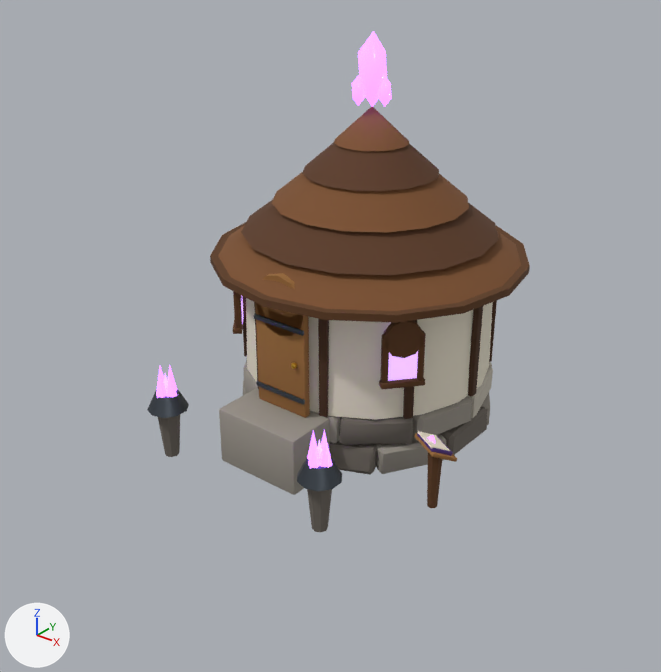
The glTF model modele3d/export/mapa/budynek_fuzji_poz07.glb: old version first, new version second.
One viewpoint serves both versions: a 50 mm lens placed at (8.6, -10.8, 8.48), pointed at (0.38, -0.52, 2.11). Lighting does not change. The marker at lower left points along +X, +Y and +Z. The picture after the commit comes second. Vertices at exactly the same position are counted once.

The scene before the commit, as lines of its bpy script (objects in view):
```python
me_budynek_fuzji_poz07 = bpy.data.meshes.new('budynek_fuzji_poz07')
me_budynek_fuzji_poz07.from_pydata(...)  # 2517 vertices, 4706 faces; spans x -2.67..2.96, y -2.64..3.67, z 0.0..6.58
me_budynek_fuzji_poz07.materials.append(mat_mapa_stone_dark)  # dark grey #6d665e
me_budynek_fuzji_poz07.materials.append(mat_mapa_stone)  # grey #9a948a
me_budynek_fuzji_poz07.materials.append(mat_mapa_stone_light)  # light grey #c4bdaf
me_budynek_fuzji_poz07.materials.append(mat_mapa_plaster)  # pale yellow #ece4d0
me_budynek_fuzji_poz07.materials.append(mat_mapa_beam)  # brown #4a2f1a
me_budynek_fuzji_poz07.materials.append(mat_mapa_shingle)  # brown #7a4e2a
me_budynek_fuzji_poz07.materials.append(mat_mapa_shingle_dark)  # brown #5a3820
me_budynek_fuzji_poz07.materials.append(mat_mapa_wood_dark)  # brown #5e3b1c
me_budynek_fuzji_poz07.materials.append(mat_mapa_wood)  # brown #9a6a36
me_budynek_fuzji_poz07.materials.append(mat_mapa_iron)  # greyish blue #4d545c
me_budynek_fuzji_poz07.materials.append(mat_mapa_gold)  # orange #e0ac3c
me_budynek_fuzji_poz07.materials.append(mat_mapa_magic_soft)  # purple #c9a0ff, glowing purple #c9a0ff
me_budynek_fuzji_poz07.materials.append(mat_mapa_magic)  # purple #b46cff, glowing purple #b46cff
me_budynek_fuzji_poz07.materials.append(mat_mapa_magic_dark)  # dark purple #4b2a78
me_budynek_fuzji_poz07.materials.append(mat_mapa_paper)  # pale yellow #f3ead2
ob_budynek_fuzji_poz07 = bpy.data.objects.new('budynek_fuzji_poz07', me_budynek_fuzji_poz07)
ob_budynek_fuzji_poz07.location = (0.0, 0.0, 0.0)
```
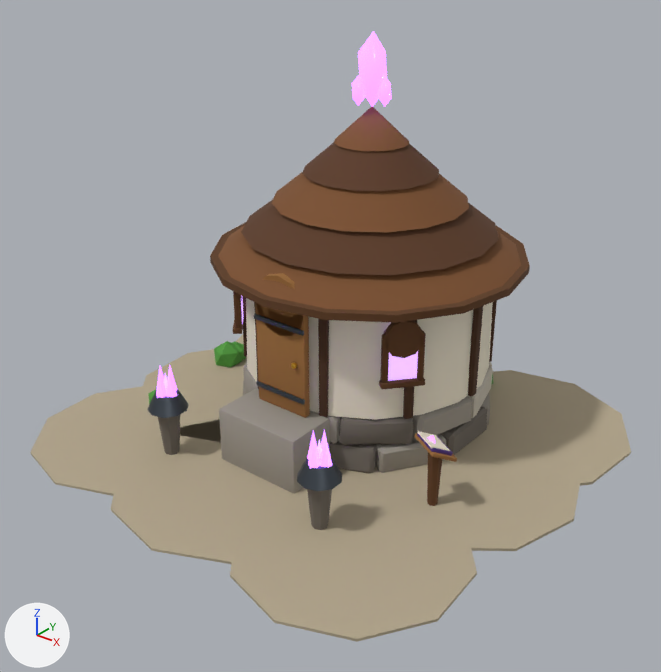
The change in detail:
Material 'mapa_leaves' (mat_mapa_leaves) is new.
Its base color is (0.0782, 0.323, 0.0423) (green #4f9a3a).
Its roughness is 0.85.
Material 'mapa_gravel' (mat_mapa_gravel) is new.
Its base color is (0.451, 0.381, 0.262) (beige #b3a68c).
Its roughness is 0.95.
me_budynek_fuzji_poz07 is used by ob_budynek_fuzji_poz07; location (0.0, 0.0, 0.0).
me_budynek_fuzji_poz07 had 2517 vertices, 4706 faces and spanned x -2.67..2.96, y -2.64..3.67, z 0.0..6.58.
me_budynek_fuzji_poz07 now has 2817 vertices, 5230 faces and spans x -4.18..4.47, y -4.22..4.19, z -0.14..6.58.
me_budynek_fuzji_poz07 part 1: a new loose piece, a 10-sided cylinder along z spanning x -4.185..-0.761, y -4.08..-0.548, z 0.005..0.045, in mat_mapa_gravel (beige #b3a68c).
me_budynek_fuzji_poz07 part 2: a new loose piece, a 10-sided cylinder along z spanning x -4.052..-0.384, y -1.974..1.806, z 0.004..0.046, in mat_mapa_gravel (beige #b3a68c).
me_budynek_fuzji_poz07 part 3: a new loose piece, a 10-sided cylinder along z spanning x -3.995..-0.155, y 0.513..4.188, z 0.003..0.047, in mat_mapa_gravel (beige #b3a68c).
me_budynek_fuzji_poz07 part 4: a new loose piece, a 10-sided cylinder along z spanning x -2.127..1.806, y -4.216..-0.231, z 0.004..0.046, in mat_mapa_gravel (beige #b3a68c).
me_budynek_fuzji_poz07 part 5: a new loose piece, a 10-sided cylinder along z spanning x 0.563..4.017, y -4.194..-0.631, z 0.003..0.047, in mat_mapa_gravel (beige #b3a68c).
me_budynek_fuzji_poz07 part 6: a new loose piece, a 10-sided cylinder along z spanning x 0.554..4.47, y -1.749..2.011, z 0.002..0.048, in mat_mapa_gravel (beige #b3a68c).
me_budynek_fuzji_poz07 part 7: a new loose piece, a 10-sided cylinder along z spanning x 0.47..4.415, y 0.068..4.076, z 0.001..0.049, in mat_mapa_gravel (beige #b3a68c).
me_budynek_fuzji_poz07 part 8: a new loose piece, an icosphere of 20 faces spanning x -3.41..-2.86, y 0.35..0.87, z -0.11..0.51, in mat_mapa_leaves (green #4f9a3a).
me_budynek_fuzji_poz07 part 9: a new loose piece, an icosphere of 20 faces spanning x -3.32..-2.88, y 0.56..0.99, z -0.05..0.45, in mat_mapa_leaves (green #4f9a3a).
me_budynek_fuzji_poz07 part 10: a new loose piece, an icosphere of 20 faces spanning x -3.08..-2.66, y -1.61..-1.21, z -0.03..0.43, in mat_mapa_leaves (green #4f9a3a).
Other edits to the shape of me_budynek_fuzji_poz07 do not show in these pictures.
me_budynek_fuzji_poz07 gains material mat_mapa_gravel (beige #b3a68c).
me_budynek_fuzji_poz07 gains material mat_mapa_leaves (green #4f9a3a).

Where the change shows, as pixel boxes (x1, y1, x2, y2) in the pictures (661 x 672 px):
'budynek_fuzji_poz07', reshaped (57% wider, 22% taller)
    before: (147, 31, 530, 533)
    after: (30, 31, 631, 642)
part 1 of me_budynek_fuzji_poz07, added (beige)
    after: (30, 386, 161, 496)
part 2 of me_budynek_fuzji_poz07, added (beige)
    after: (136, 349, 244, 442)
part 3 of me_budynek_fuzji_poz07, added (mostly hidden)
    after: (235, 335, 247, 369)
part 4 of me_budynek_fuzji_poz07, added (beige)
    after: (111, 419, 283, 564)
part 5 of me_budynek_fuzji_poz07, added (beige)
    after: (230, 481, 477, 642)
part 6 of me_budynek_fuzji_poz07, added (beige)
    after: (340, 464, 580, 551)
part 7 of me_budynek_fuzji_poz07, added (beige)
    after: (441, 370, 631, 489)
part 8 of me_budynek_fuzji_poz07, added (green)
    after: (214, 341, 242, 367)
part 9 of me_budynek_fuzji_poz07, added
    after: (234, 341, 246, 360)
part 10 of me_budynek_fuzji_poz07, added (mostly hidden)
    after: (148, 389, 157, 404)
